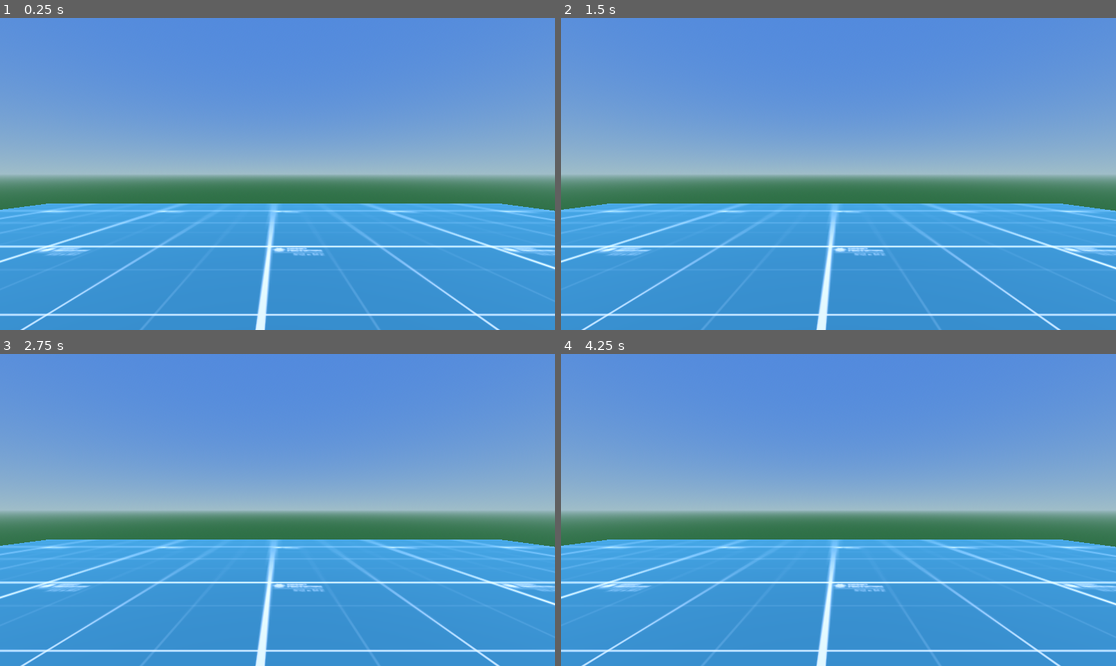
Above: before the commit, frames 1-4 (two rows, left to right).
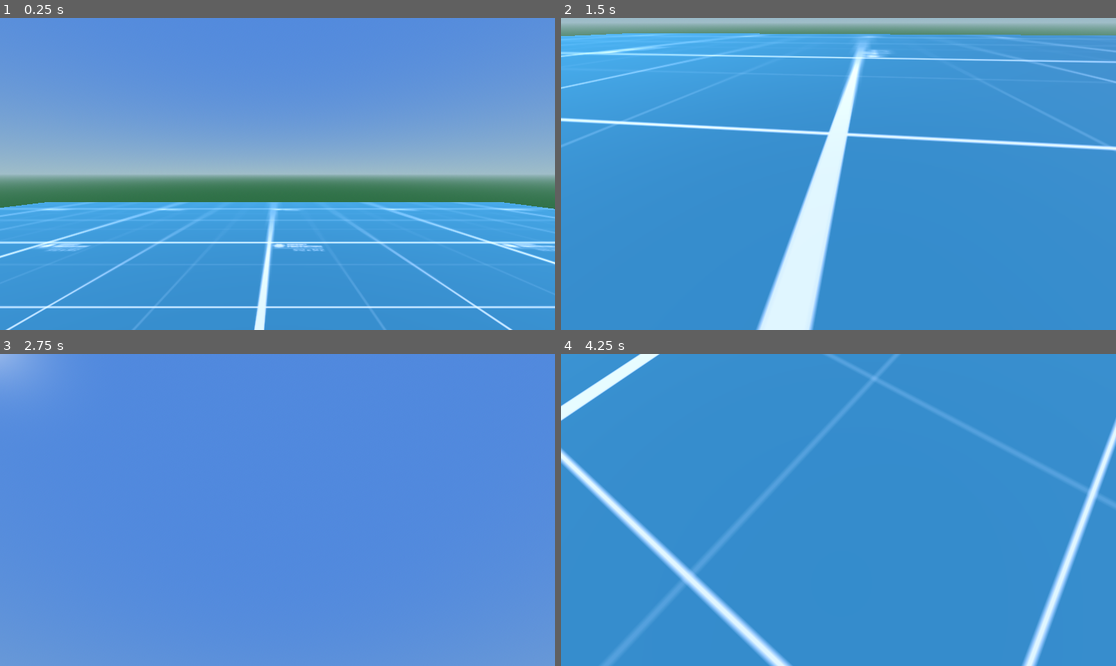
Above: after the commit, the same moments.

Repository: mikelosx/Tower
Game: Godot game, scene res://test_room.tscn
Same seed, same stepped clock (60 frames per second), same inputs: the game is played once before the commit and once after it.
Inputs (mouse positions are in pixels of both pictures, inside the frame that each line leads up to):
- Up to frame 1 (0.25 s): no input
- Up to frame 2 (1.5 s): tap Enter (ui_accept) at 0.5, 0.77 s; move the mouse to (960, 158) at 0.52 s; hold D (right) 0.53-1.28 s; tap W (foward) at 0.6, 1.35 s; click (960, 158) at 0.67 s; move the mouse to (727, 189) at 1.27 s; hold S (back) from 1.28 s (still down)
- Up to frame 3 (2.75 s): tap Enter (ui_accept) at 1.52 s; move the mouse to (333, 441) at 2.02 s; release S (back) at 2.03 s; hold D (right) from 2.03 s (still down); tap W (foward) at 2.1 s
- Up to frame 4 (4.25 s): tap Enter (ui_accept) at 2.75, 3.02, 3.77 s; move the mouse to (810, 572) at 2.77 s; tap W (foward) at 2.85, 3.6 s; click (810, 572) at 2.92 s; move the mouse to (1005, 556) at 3.52 s; release D (right) at 3.53 s; hold A (left) from 3.53 s (still down)

The runs differ from the first frame. In frame 1, 7.2% of the frame differs, in the area x 0-100%, y 59-100%; in frame 2, 64%; in frame 3, 60%; in frame 4, 68%, in the area x 0-100%, y 0-100%.
Error before the commit: Parse Error: Identifier "aaaaaaa" not declared in the current scope. (res://player.gd:41)

Commit message:
Fixed payer.gd

Diff:
--- a/player.gd
+++ b/player.gd
@@ -38,5 +38,5 @@
 	else:
 		velocity.x = move_toward(velocity.x, 0, SPEED)
 		velocity.z = move_toward(velocity.z, 0, SPEED)
-	aaaaaaa
+
 	move_and_slide()
